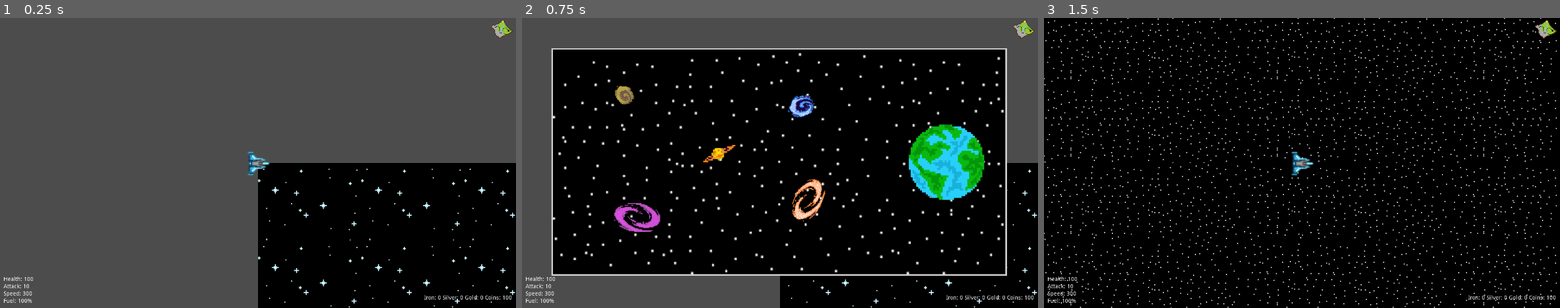
Above: before the commit, frames 1-3 (left to right).
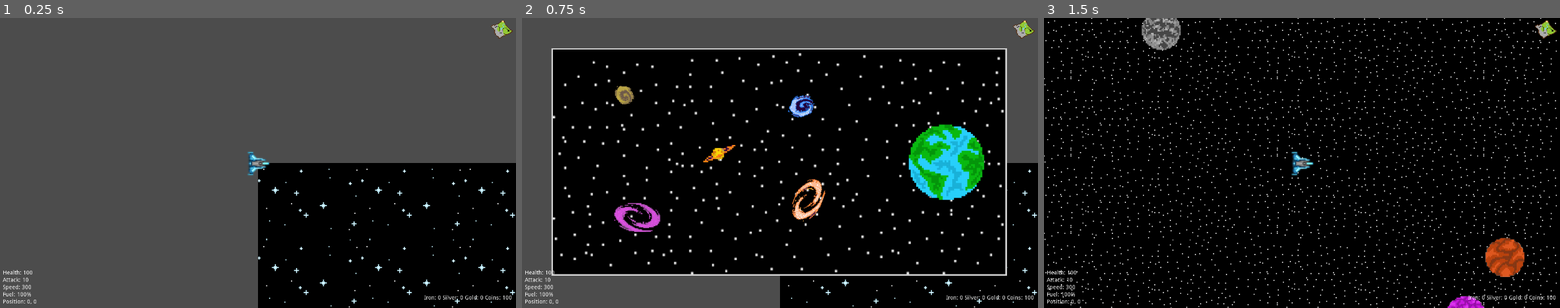
Above: after the commit, the same moments.

Repository: evanboardway/GVSU-CIS350-space-force-official
Game: Godot game, scene res://game/Game.tscn
The game is run twice, just before and just after one commit, with the same random seed, the same clock (stepped at 60 frames per second) and the same inputs. This scene is started directly instead of the project's main scene.
Inputs (mouse positions are in pixels of both pictures, inside the frame that each line leads up to):
- Up to frame 1 (0.25 s): no input
- Up to frame 2 (0.75 s): click (1022, 29) at 0.5 s
- Up to frame 3 (1.5 s): click (1322, 105) at 1.25 s

The runs differ from the first frame. In frame 1, 0.3% of the frame differs, in the area x 0-7%, y 86-99%; in frame 2, 0.3%; in frame 3, 2.1%, in the area x 0-94%, y 0-100%.

Commit message:
added player position to player stats. Planets now randomly generated within systems

Diff:
--- a/src/game/game-stats/PlayerStats.tscn
+++ b/src/game/game-stats/PlayerStats.tscn
@@ -190,10 +190,10 @@
 [node name="StatsContainer" type="VBoxContainer" parent="player_stats"]
 anchor_top = 1.0
 anchor_bottom = 1.0
-margin_left = 9.0
-margin_top = -78.0
-margin_right = 129.0
-margin_bottom = -10.0
+margin_left = 7.0
+margin_top = -94.0
+margin_right = 127.0
+margin_bottom = -8.0
 script = ExtResource( 3 )
 __meta__ = {
 "_edit_use_anchors_": false
@@ -221,6 +221,12 @@
 margin_right = 120.0
 margin_bottom = 68.0
 text = "Fuel: 70%"
+
+[node name="Position" type="Label" parent="player_stats/StatsContainer"]
+margin_top = 72.0
+margin_right = 120.0
+margin_bottom = 86.0
+text = "Position: 0, 0"
 
 [node name="ResourcesContainer" type="HBoxContainer" parent="player_stats"]
 anchor_left = 1.0
--- a/src/game/game-stats/stats_container.gd
+++ b/src/game/game-stats/stats_container.gd
@@ -6,6 +6,7 @@
 	$Attack.text = "Attack: " + str(GameStats.attack)
 	$Speed.text = "Speed: " + str(GameStats.speed)
 	$Fuel.text = "Fuel: " + str(GameStats.fuel) + "%"
+	$Position.text = "Position: " + str(GameStats.position["x"]) + ", " + str(GameStats.position["y"])
 
 
 # Called every frame. 'delta' is the elapsed time since the previous frame.
@@ -14,3 +15,4 @@
 	$Attack.text = "Attack: " + str(GameStats.attack)
 	$Speed.text = "Speed: " + str(GameStats.speed)
 	$Fuel.text = "Fuel: " + str(GameStats.fuel) + "%"
+	$Position.text = "Position: " + str(GameStats.position["x"]) + ", " + str(GameStats.position["y"])
--- a/src/game/game_stats.gd
+++ b/src/game/game_stats.gd
@@ -10,3 +10,8 @@
 var silver: int = 0
 var gold: int = 0
 var coins: int = 100
+
+var position = {
+	"x": 0,
+	"y": 0
+}
--- a/src/game/player/player.gd
+++ b/src/game/player/player.gd
@@ -35,6 +35,7 @@
 
 
 func _physics_process(delta):
+	GameStats.position = get_node("/root/Game/Player").get_position()
 	get_input()
 	rotation += rotation_dir * rotation_speed * delta
 	move_and_collide(velocity * delta)
--- a/src/game/system/Planet.tscn
+++ b/src/game/system/Planet.tscn
@@ -1,17 +1,19 @@
-[gd_scene load_steps=3 format=2]
+[gd_scene load_steps=4 format=2]
 
 [ext_resource path="res://game/assets/planets/generic.png" type="Texture" id=1]
+[ext_resource path="res://game/system/planet.gd" type="Script" id=2]
 
 [sub_resource type="CircleShape2D" id=1]
 radius = 50.0
 
 [node name="Planet" type="Node2D"]
 
-[node name="StaticBody2D" type="StaticBody2D" parent="."]
+[node name="Body" type="StaticBody2D" parent="."]
+script = ExtResource( 2 )
 
-[node name="CollisionShape2D" type="CollisionShape2D" parent="StaticBody2D"]
+[node name="CollisionShape2D" type="CollisionShape2D" parent="Body"]
 shape = SubResource( 1 )
 
-[node name="Sprite" type="Sprite" parent="StaticBody2D"]
+[node name="Sprite" type="Sprite" parent="Body"]
 scale = Vector2( 0.210869, 0.210869 )
 texture = ExtResource( 1 )
--- /dev/null
+++ b/src/game/system/planet.gd
@@ -0,0 +1,17 @@
+extends StaticBody2D
+
+var textures = [
+	load("res://game/assets/planets/generic.png"),
+	load("res://game/assets/planets/magenta.png"),
+	load("res://game/assets/planets/marble.png"),
+	load("res://game/assets/planets/orange.png"),
+	load("res://game/assets/planets/purple.png"),
+	load("res://game/assets/planets/red.png"),
+	load("res://game/assets/planets/tan.png")
+	]
+
+func _ready():
+	var rand = RandomNumberGenerator.new()
+	rand.randomize()
+	var index = rand.randf_range(0, 6)
+	$Sprite.texture = textures[index]
--- a/src/game/system/system.gd
+++ b/src/game/system/system.gd
@@ -1,6 +1,56 @@
 extends Node2D
 
+# generates new planets at random unique positions on the map.
+func _ready():
+	var planet = load("res://game/system/Planet.tscn")
+	var usedPositions = []
+	for i in range(0, 10):
+		var planetInstance = planet.instance()
+		var coordinate = _get_random_coordinates(usedPositions)
+		usedPositions.append(coordinate)
+		planetInstance.position.x = coordinate["x"]
+		planetInstance.position.y = coordinate["y"]
+		add_child(planetInstance)
+	print(usedPositions)
 
-# Called when the node enters the scene tree for the first time.
-func _ready():
-	pass
+# returns a map of unique coordinates given a list of existing coordinates.
+func _get_random_coordinates(positions):
+	var needsX = true
+	var needsY = true
+	var rand = RandomNumberGenerator.new()
+	var x
+	var y
+
+	while needsX == true:
+		rand.randomize()
+		var coord = rand.randf_range(-900, 2000)
+		if is_unique(coord, positions, "x"):
+			x = coord
+			needsX = false
+
+	while needsY == true:
+		rand.randomize()
+		var coord = rand.randf_range(-500, 1300)
+		if is_unique(coord, positions, "y"):
+			y = coord
+			needsY = false
+
+	return {
+		"x": x,
+		"y": y
+	}
+
+# SHOULD BE AN EQUATION TO CHECK DISTANCE BETWEEN COORD A AND B
+func is_unique(newCoordinate, positions, type):
+	match type:
+		"x":
+			for coordinate in positions:
+				if (abs(newCoordinate-coordinate["x"])) < 500:
+					return false
+				return true
+		"y":
+			for coordinate in positions:
+				if (abs(newCoordinate-coordinate["y"])) < 500:
+					return false
+				return true
+	return true
--- /dev/null
+++ b/src/game/systems/blue.tscn
@@ -0,0 +1,7 @@
+[gd_scene load_steps=2 format=2]
+
+[ext_resource path="res://game/system/System.tscn" type="PackedScene" id=1]
+
+[node name="Blue" type="Node2D"]
+
+[node name="System" parent="." instance=ExtResource( 1 )]
